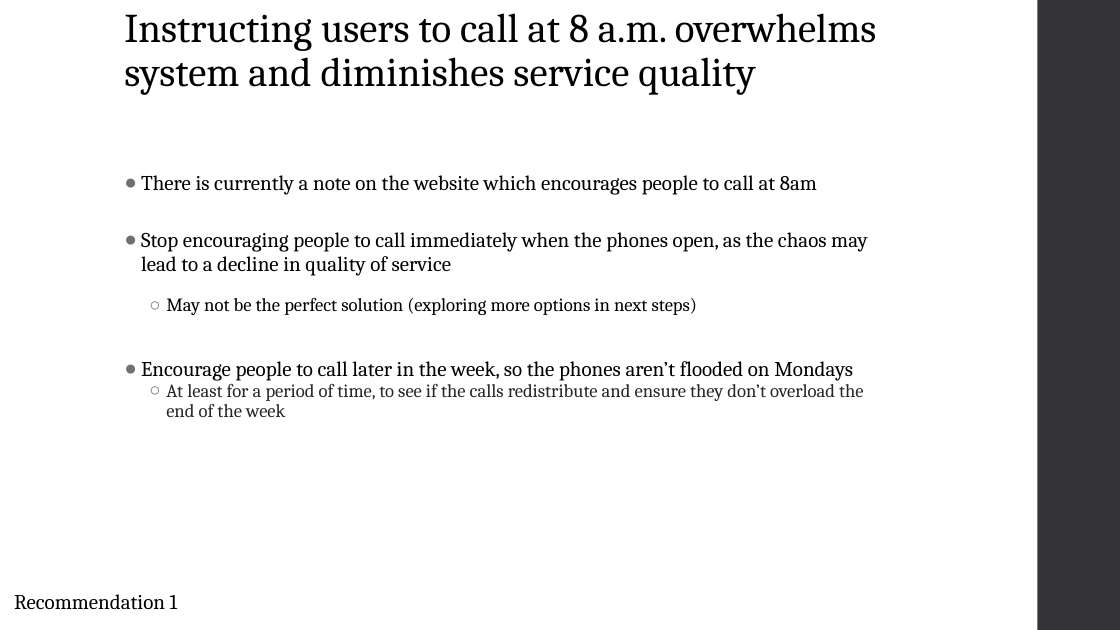
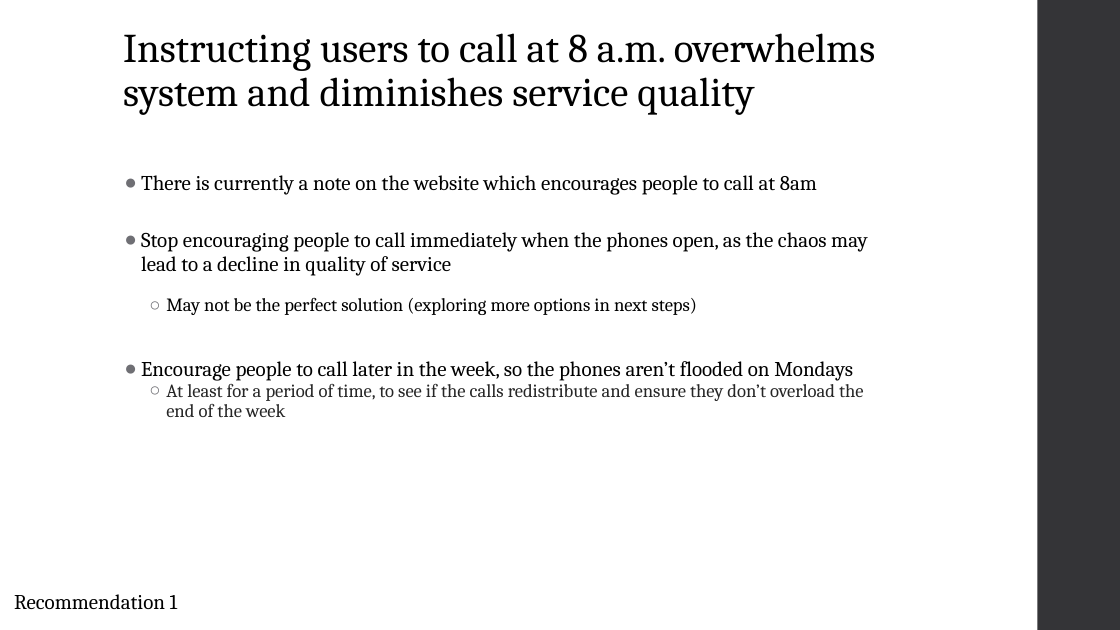
Before and after one commit to arvindkrishna87/STAT390_LegalAid_Fall2025, a slide deck: slide 5 of Presentations/Dashboard/TimeTrendsPresentation1_8Oct_Group1.pptx. Drawn at 1120x630 pixels with LibreOffice and Linux fonts; fonts in the diff are those of the drawing. Boxes give left, top, right and bottom in pixels: in the first picture for what was removed or moved away, otherwise in the second. Text is boxed around its words. In the diff, an @@ line names an element or a change of style, - is before the commit and + after.

```diff
--- a/Presentations/Dashboard/TimeTrendsPresentation1_8Oct_Group1.pptx
+++ b/Presentations/Dashboard/TimeTrendsPresentation1_8Oct_Group1.pptx
@@ title "Instructing users to call at ...": place and size @@
-title "Instructing users to call at ..." at [124,13,877,95]
+title "Instructing users to call at ..." at [123,33,876,115]
```
Also in this commit, not shown: 2 other slides changed.
